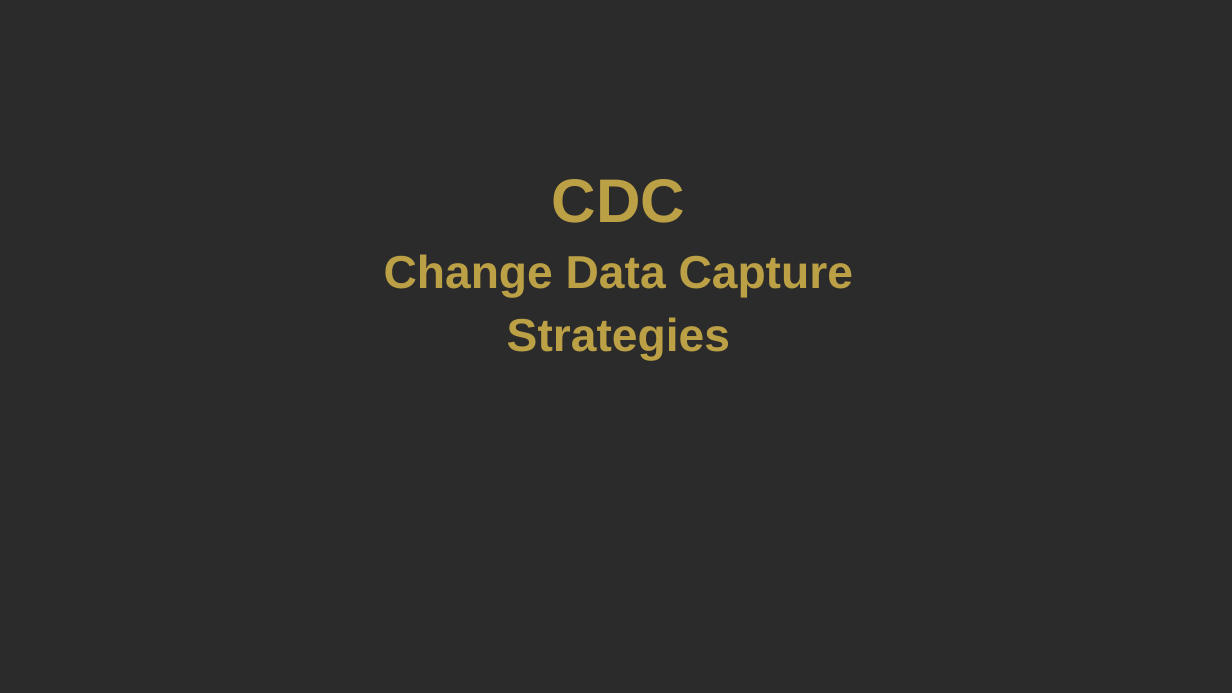
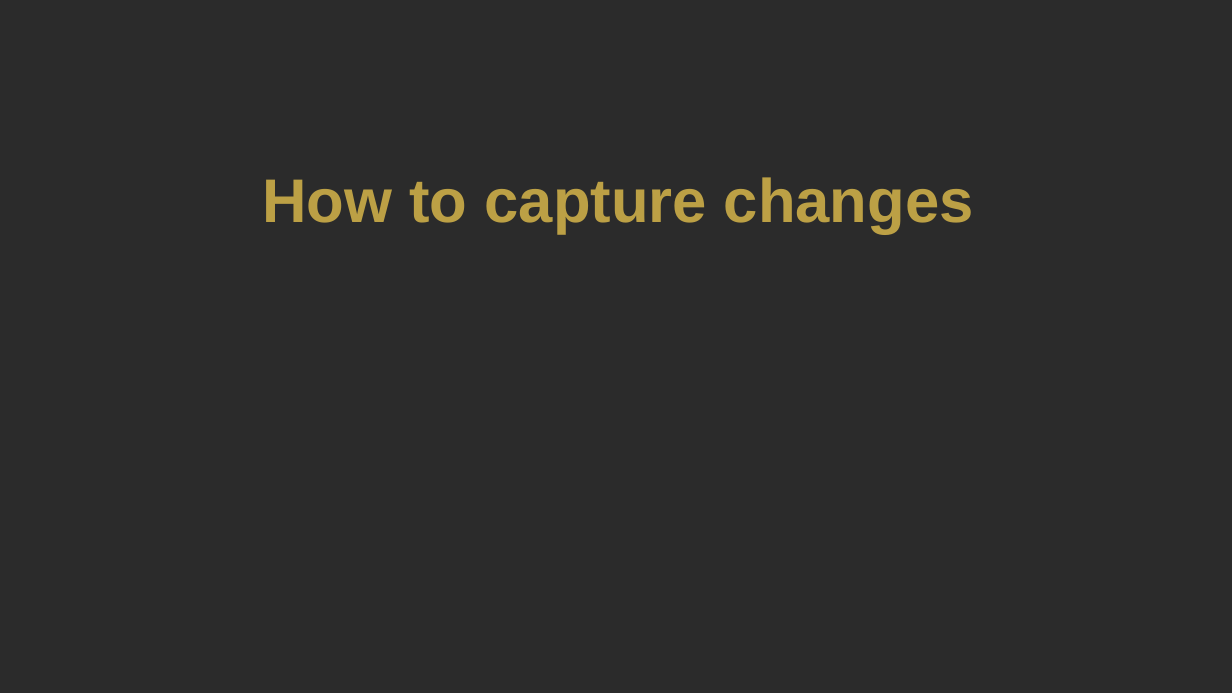
Before and after one commit to metxito/mastering-open-mirroring, a slide deck: slide 36 of documentation/under_edition/EMFCC25_SpeakerPPT_TemplateA_Styled.pptx (slide 35 before the commit). Drawn at 1232x693 pixels with LibreOffice and Linux fonts; fonts in the diff are those of the drawing; background and template pictures are left out; a plain dark background stands for a picture behind light text. Boxes give left, top, right and bottom in pixels: in the first picture for what was removed or moved away, otherwise in the second. Text is boxed around its words. In the diff, an @@ line names an element or a change of style, - is before the commit and + after.

```diff
--- a/documentation/under_edition/EMFCC25_SpeakerPPT_TemplateA_Styled.pptx
+++ b/documentation/under_edition/EMFCC25_SpeakerPPT_TemplateA_Styled.pptx
@@ text at [262, 177, 974, 234]: text changed; size 36 to 48 pt @@
-CDC
-Change Data Capture
-Strategies
+How to capture changes
```
Also in this commit, not shown: 18 other slides changed, 1 slide added, 4 other files.
